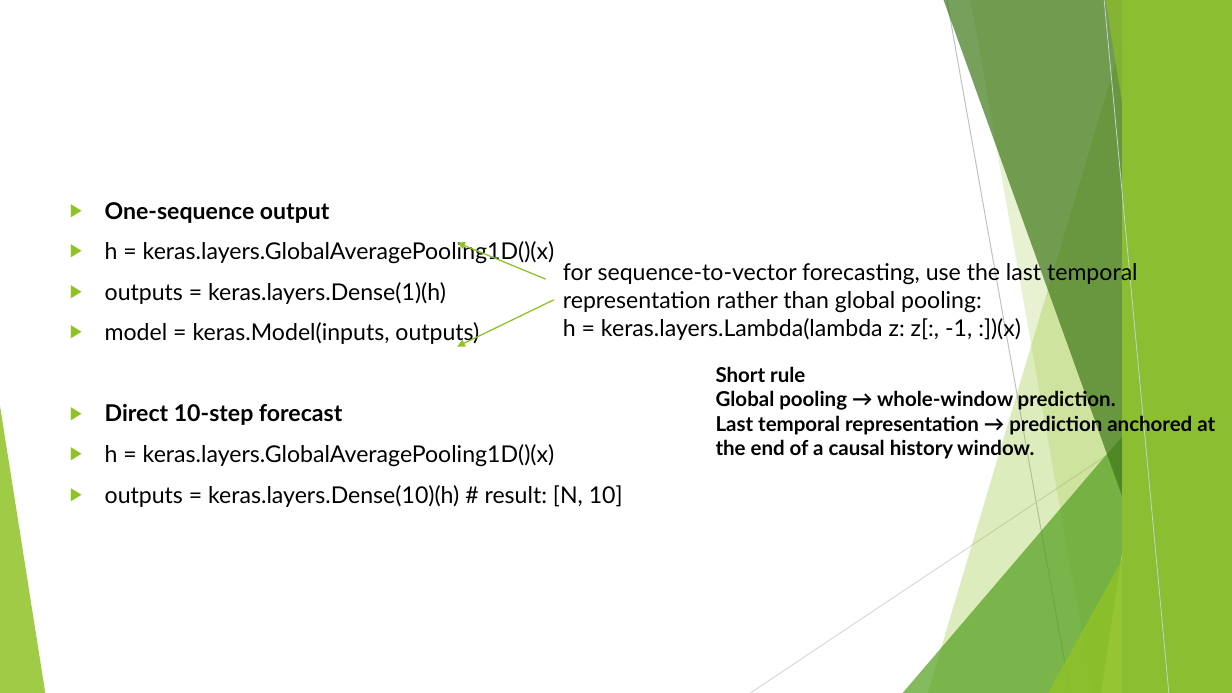
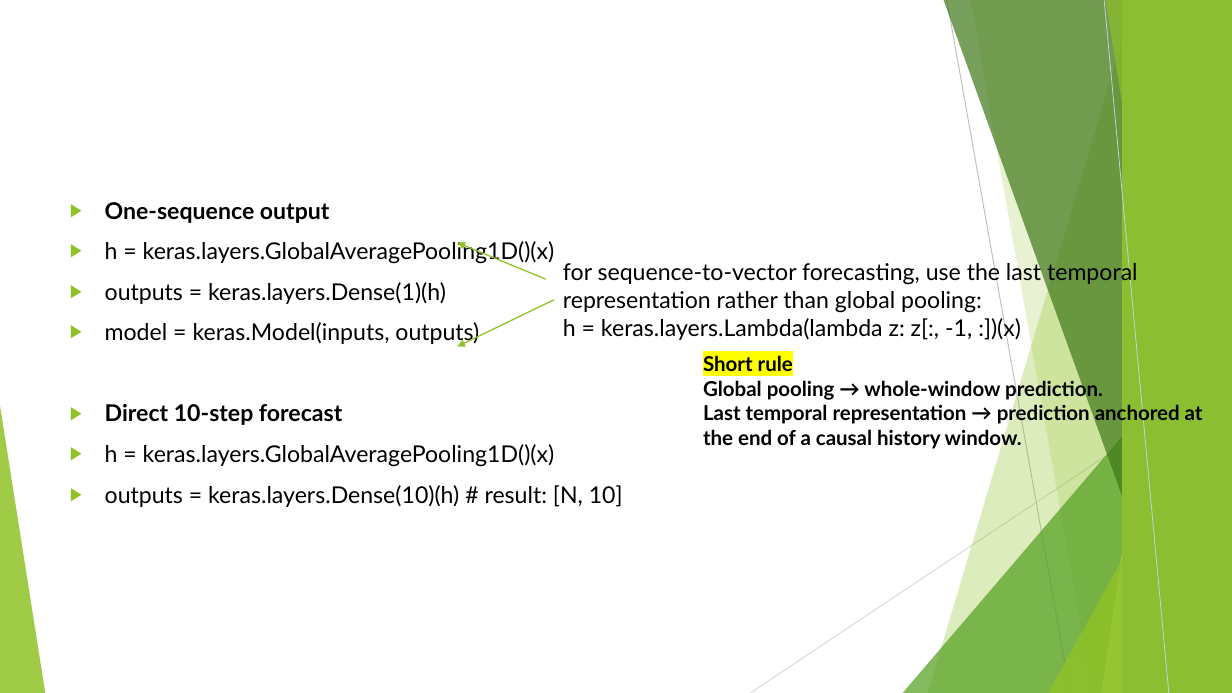
Before and after one commit to FranzGH/timeseries, a slide deck: slide 261 of Slides/05 CNNs.pptx. Drawn at 1232x693 pixels with LibreOffice and Linux fonts; fonts in the diff are those of the drawing. Boxes give left, top, right and bottom in pixels: in the first picture for what was removed or moved away, otherwise in the second. Text is boxed around its words. In the diff, an @@ line names an element or a change of style, - is before the commit and + after.

```diff
--- a/Slides/05 CNNs.pptx
+++ b/Slides/05 CNNs.pptx
@@ text "Short rule": place and size @@
-text "Short rule" at [716,366,1215,461]
+text "Short rule" at [703,355,1203,450]
@@ text at [703,355,793,371]: highlight none to #FFFF00 in "Short rule" @@
```
Also in this commit, not shown: 32 other slides changed, 1 slide added, 5 other files.
